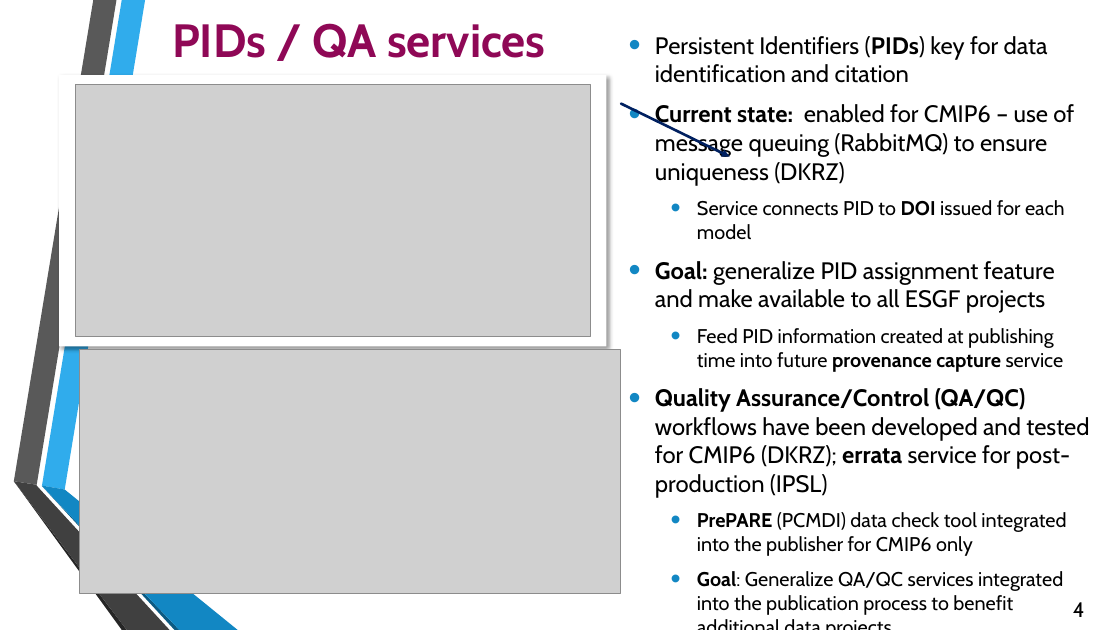
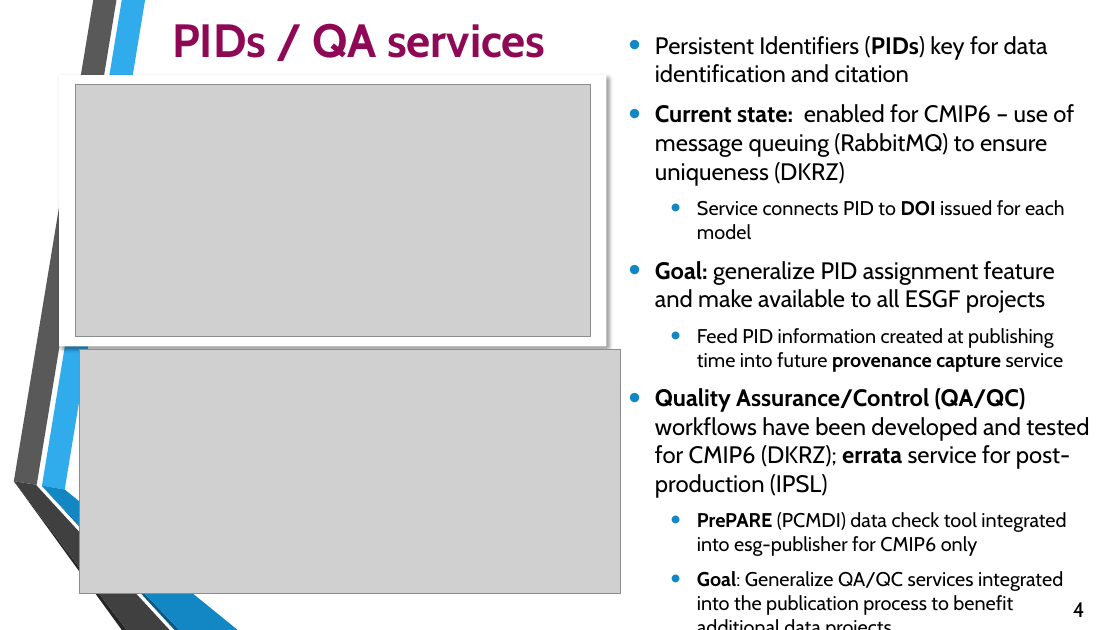
Before and after one commit to ESGF/esgf.github.io, a slide deck: slide 4 of media/2017-DOE/ESGF Publication, Registration, Tracking-Feedback Notification Final.pptx. Drawn at 1120x630 pixels with LibreOffice and Linux fonts; fonts in the diff are those of the drawing; grey boxes stand for pictures; background and template pictures are left out. Boxes give left, top, right and bottom in pixels: in the first picture for what was removed or moved away, otherwise in the second. Text is boxed around its words. In the diff, an @@ line names an element or a change of style, - is before the commit and + after.

```diff
--- a/media/2017-DOE/ESGF Publication, Registration, Tracking-Feedback Notification Final.pptx
+++ b/media/2017-DOE/ESGF Publication, Registration, Tracking-Feedback Notification Final.pptx
@@ arrow removed from (621, 103) to (730, 156) @@
@@ text at (697, 512, 1066, 556): text changed @@
-  • PrePARE (PCMDI) data check tool integrated into the publisher for CMIP6 only
+  • PrePARE (PCMDI) data check tool integrated into esg-publisher for CMIP6 only
```
Also in this commit, not shown: 4 other slides changed.
